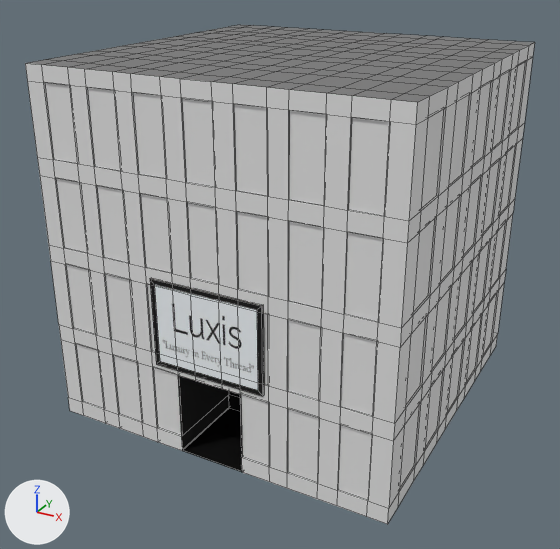
The FBX model Dopamine Game/Assets/Models/Buildings/Luxisbuilding.fbx as it was, and as the next commit left it.
Both versions are drawn from a camera (50 mm lens) standing at (11.74, -22.81, 15.23) and looking at (-0.3, -0.93, 4.29). Every picture has the same lights, and +X, +Y and +Z are marked at lower left. Mesh edges are drawn as thin lines. Vertices at the same position are counted once.
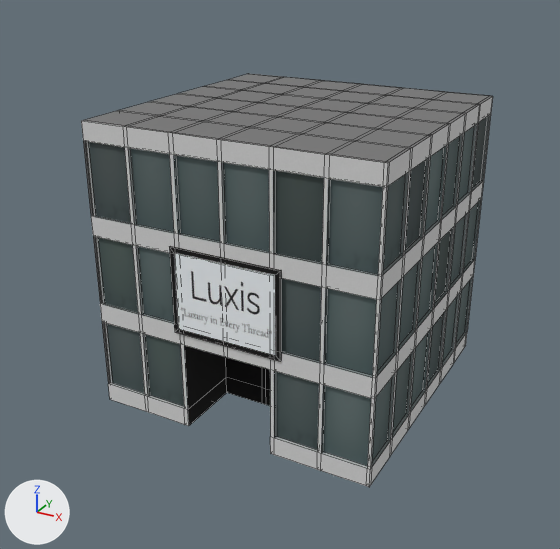
What differs and where, as boxes (x1, y1, x2, y2) in the pictures (560 x 549 px):
'Cube', reshaped, moved (19% narrower, 17% shorter): before (25, 25, 535, 524); after (81, 74, 493, 487)
'Cube.001', moved: before (150, 278, 264, 396); after (169, 246, 281, 361)
'Cube.002', deleted (black): before (182, 407, 242, 472)

What changed in the scene script:
```text
Add img_facadeluxis_jpg:
    img_facadeluxis_jpg = load_image('FacadeLuxis.jpg', 'FacadeLuxis.jpg', 1024, 1024, 'sRGB')
Add mat_material_007:
    mat_material_007 = principled_material('Material.007')
    mat_material_007.texture = img_facadeluxis_jpg
    mat_material_007.roughness = 1.0
Add mat_material_006:
    mat_material_006 = principled_material('Material.006')
    mat_material_006.base_color = (0.176, 0.176, 0.176)  # grey #747474
Change me_cube_001:
    used by ob_cube; location = (0.0, 0.0, 5.77)
    remove me_cube_001.from_pydata(...)  # 1092 vertices, 1073 faces; spans x -6.0..6.0, y -6.0..6.0, z -6.0..6.0
    remove me_cube_001.materials.append(mat_warehouse_facade)  # white #e7e7e7
    remove me_cube_001.materials.append(mat_material_001)  # grey #7b7b7b
    add me_cube_001.from_pydata(...)  # 938 vertices, 932 faces; spans x -5.0..5.0, y -5.0..5.0, z -5.0..5.0
    me_cube_001 part 1: the loose piece of 1086 vertices spanning x -6.0..6.0, y -6.0..6.0, z -6.0..6.0 is rebuilt with 938 vertices and now spans x -5.0..5.0, y -5.0..5.0, z -5.0..5.0
    add me_cube_001.materials.append(mat_material_006)  # grey #747474
    add me_cube_001.materials.append(mat_material_007)  # picture img_facadeluxis_jpg
Change ob_cube_001:
    ob_cube_001.location: (0.0, -6.0, 4.3) -> (0.04, -5.02, 4.99)
Change ob_cube:
    ob_cube.location: (0.0, 0.0, 5.77) -> (0.0, 0.0, 5.0)
Remove ob_cube_002:
    ob_cube_002 = bpy.data.objects.new('Cube.002', me_cube_003)
    ob_cube_002.location = (0.0, -4.36, -0.21)
    ob_cube_002.rotation_euler = (0.0, 0.0, 3.142)  # degrees (0, 0, 180)
    ob_cube_002.scale = (-1.15, -1.63, -0.0157)
```
